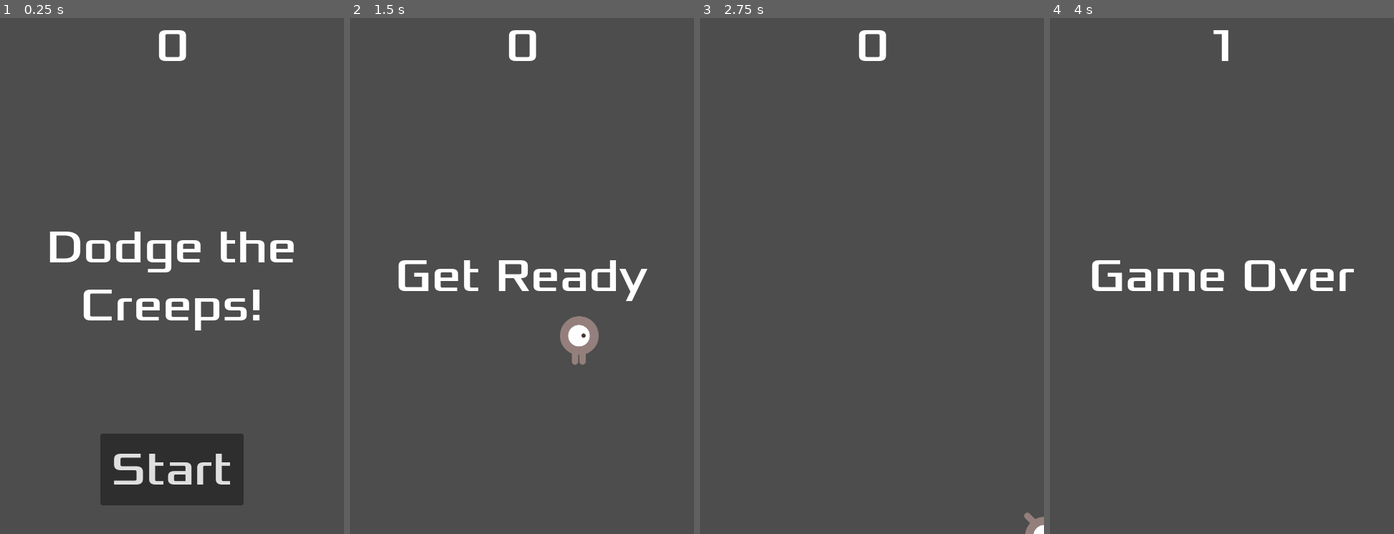
Above: before the commit, frames 1-4 (left to right).
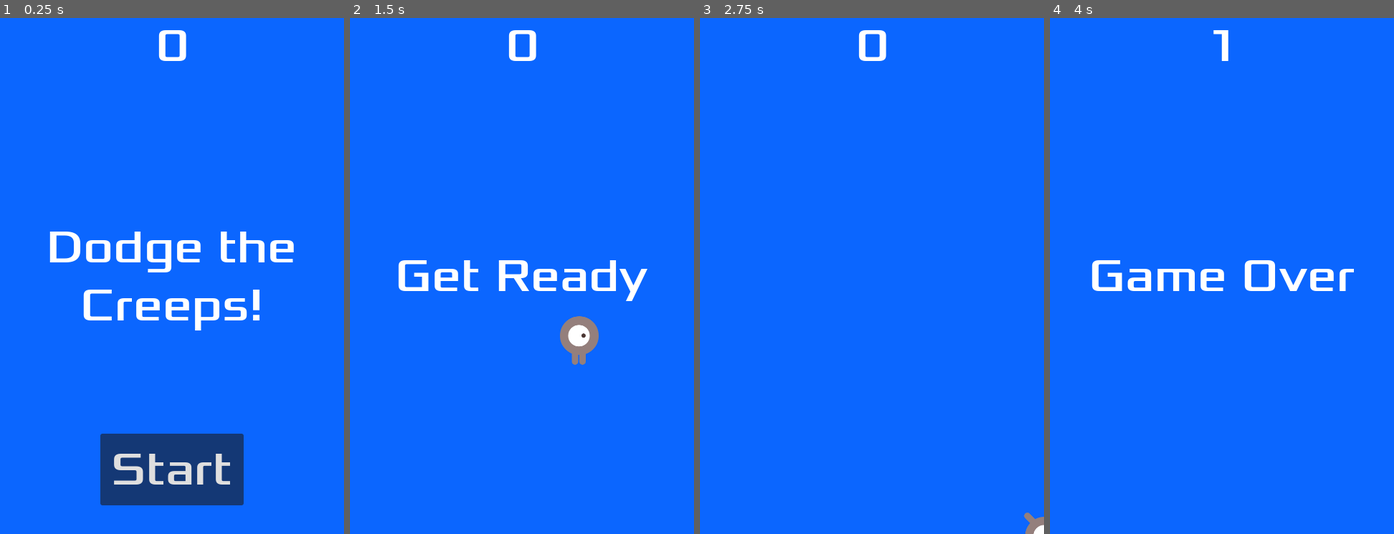
Above: after the commit, the same moments.

Repository: kyleaddis/2d_tutorial
Game: Godot game, scene res://main.tscn
Same seed, same stepped clock (60 frames per second), same inputs: the game is played once before the commit and once after it.
Inputs:
- Up to frame 1 (0.25 s): no input
- Up to frame 2 (1.5 s): click "Start" at 0.5 s; tap Enter at 1.25 s; hold Right (move_right) from 1.28 s (still down)
- Up to frame 3 (2.75 s): release Right (move_right) at 2.03 s; hold Down (move_down) from 2.03 s (still down)
- Up to frame 4 (4 s): release Down (move_down) at 2.78 s; hold Right (move_right) 2.78-3.53 s; hold Up (move_up) from 3.53 s (still down)

The runs differ from the first frame. In frame 1, 97% of the frame differs, in the area x 0-100%, y 0-100%; in frame 2, 98%; in frame 3, 100%; in frame 4, 98%.

Commit message:
game finished

Diff:
--- a/hud.tscn
+++ b/hud.tscn
@@ -1,7 +1,13 @@
-[gd_scene load_steps=3 format=3 uid="uid://db08ckrc8uxms"]
+[gd_scene load_steps=5 format=3 uid="uid://db08ckrc8uxms"]
 
 [ext_resource type="FontFile" uid="uid://2rqth055x32w" path="res://fonts/Xolonium-Regular.ttf" id="1_om0vx"]
 [ext_resource type="Script" path="res://hud.gd" id="1_wk8lu"]
+
+[sub_resource type="InputEventAction" id="InputEventAction_wgsme"]
+action = &"start_game"
+
+[sub_resource type="Shortcut" id="Shortcut_ojfs2"]
+events = [SubResource("InputEventAction_wgsme")]
 
 [node name="HUD" type="CanvasLayer"]
 script = ExtResource("1_wk8lu")
@@ -56,6 +62,7 @@
 size_flags_vertical = 4
 theme_override_fonts/font = ExtResource("1_om0vx")
 theme_override_font_sizes/font_size = 64
+shortcut = SubResource("Shortcut_ojfs2")
 text = "Start"
 
 [node name="MessageTimer" type="Timer" parent="."]
--- a/main.gd
+++ b/main.gd
@@ -15,6 +15,8 @@
 	$ScoreTimer.stop()
 	$MobTimer.stop()
 	$HUD.show_game_over()
+	$Music.stop()
+	$DeathSound.play()
 	get_tree().call_group("mobs", "queue_free")
 
 
@@ -23,6 +25,7 @@
 	$Player.start($StartPosition.position)
 	$StartTimer.start()
 	$HUD.update_score(score)
+	$Music.play()
 	$HUD.show_message("Get Ready")
 	get_tree().call_group("mobs", "queue_free")
 
--- a/main.tscn
+++ b/main.tscn
@@ -1,9 +1,11 @@
-[gd_scene load_steps=6 format=3 uid="uid://de471iaw4fa1s"]
+[gd_scene load_steps=8 format=3 uid="uid://de471iaw4fa1s"]
 
 [ext_resource type="Script" path="res://main.gd" id="1_onxr2"]
 [ext_resource type="PackedScene" uid="uid://b7raf8k8asmh7" path="res://mob.tscn" id="2_xrotc"]
 [ext_resource type="PackedScene" uid="uid://bcjo2mynqmv2e" path="res://player.tscn" id="3_n4nk8"]
 [ext_resource type="PackedScene" uid="uid://db08ckrc8uxms" path="res://hud.tscn" id="4_224ww"]
+[ext_resource type="AudioStream" uid="uid://7a0kgc617hpl" path="res://art/House In a Forest Loop.ogg" id="5_tb0e5"]
+[ext_resource type="AudioStream" uid="uid://cqdo1u8rb3buq" path="res://art/gameover.wav" id="6_inpdi"]
 
 [sub_resource type="Curve2D" id="Curve2D_72htt"]
 _data = {
@@ -14,6 +16,14 @@
 [node name="Main" type="Node"]
 script = ExtResource("1_onxr2")
 mob_scene = ExtResource("2_xrotc")
+
+[node name="ColorRect" type="ColorRect" parent="."]
+anchors_preset = 15
+anchor_right = 1.0
+anchor_bottom = 1.0
+grow_horizontal = 2
+grow_vertical = 2
+color = Color(0.0431373, 0.4, 1, 1)
 
 [node name="Player" parent="." instance=ExtResource("3_n4nk8")]
 
@@ -36,6 +46,12 @@
 
 [node name="HUD" parent="." instance=ExtResource("4_224ww")]
 
+[node name="Music" type="AudioStreamPlayer2D" parent="."]
+stream = ExtResource("5_tb0e5")
+
+[node name="DeathSound" type="AudioStreamPlayer2D" parent="."]
+stream = ExtResource("6_inpdi")
+
 [connection signal="hit" from="Player" to="." method="game_over"]
 [connection signal="timeout" from="MobTimer" to="." method="_on_mob_timer_timeout"]
 [connection signal="timeout" from="ScoreTimer" to="." method="_on_score_timer_timeout"]
--- a/project.godot
+++ b/project.godot
@@ -43,3 +43,8 @@
 "events": [Object(InputEventKey,"resource_local_to_scene":false,"resource_name":"","device":-1,"window_id":0,"alt_press …(195 unchanged characters)…
 ]
 }
+start_game={
+"deadzone": 0.5,
+"events": [Object(InputEventKey,"resource_local_to_scene":false,"resource_name":"","device":-1,"window_id":0,"alt_pressed":false,"shift_pressed":false,"ctrl_pressed":false,"meta_pressed":false,"pressed":false,"keycode":0,"physical_keycode":4194309,"key_label":0,"unicode":0,"location":0,"echo":false,"script":null)
+]
+}
